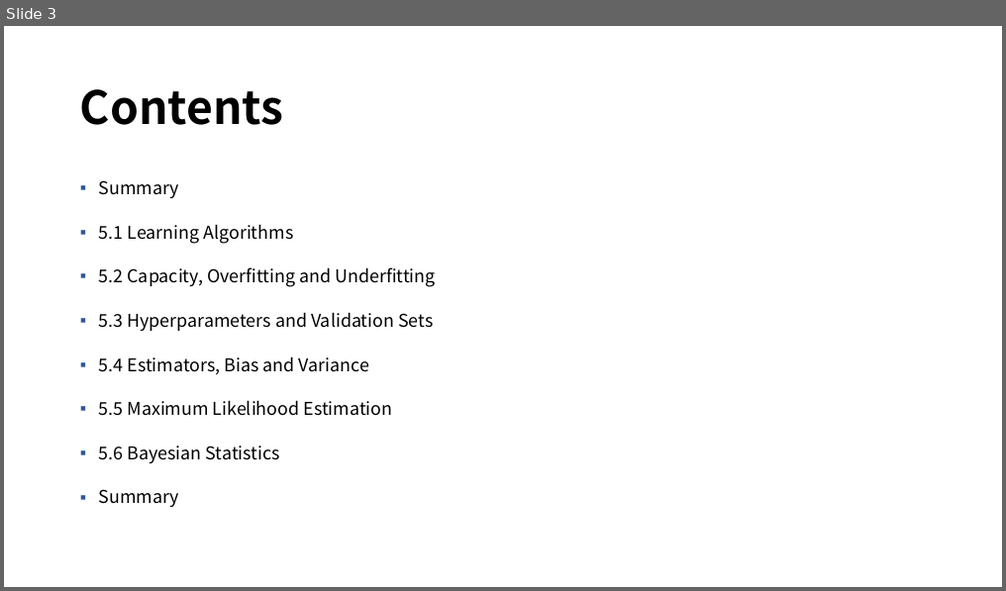
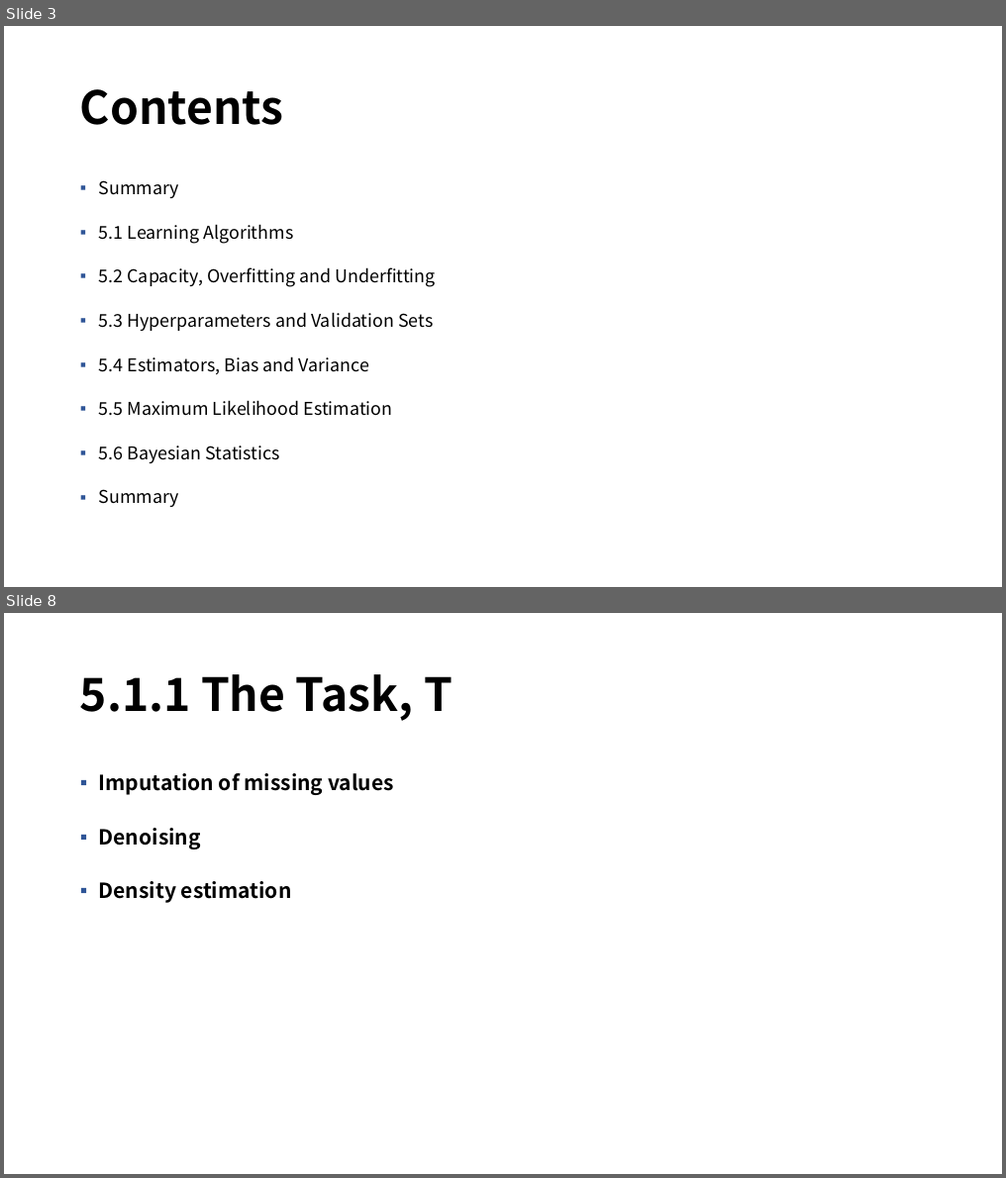
Before and after one commit to mmvv11/GraduateStudies, a slide deck: DeepLearningStudy/5-1. Machine Learning Basics, 230210, 정지운.pptx. Shown one above the other, each under a label of ours: slide 3 before the commit, slides 3 and 8 after it; the slides between them are not shown. The pictures are 1006x591 and 1006x1178 pixels, drawn with LibreOffice and Linux fonts; fonts in the diff are those of the drawing; background and template pictures are left out. Boxes give left, top, right and bottom in pixels: in the first picture for what was removed or moved away, otherwise in the second. Text is boxed around its words. In the diff, an @@ line names an element or a change of style, - is before the commit and + after.

```diff
--- a/DeepLearningStudy/5-1. Machine Learning Basics, 230210, 정지운.pptx
+++ b/DeepLearningStudy/5-1. Machine Learning Basics, 230210, 정지운.pptx
@@ slide 8 added at [4,613,1002,1174], background picture (left out) @@
@@ title added at [80,674,452,721], 44 pt, text #000000, bold @@
+5.1.1 The Task, T
@@ text added at [99,773,394,903], 20 pt, text #000000, bold @@
+▪ Imputation of missing values
+▪ Denoising
+▪ Density estimation
```
Also in this commit, not shown: 1 slide changed, 5 other slides added.
